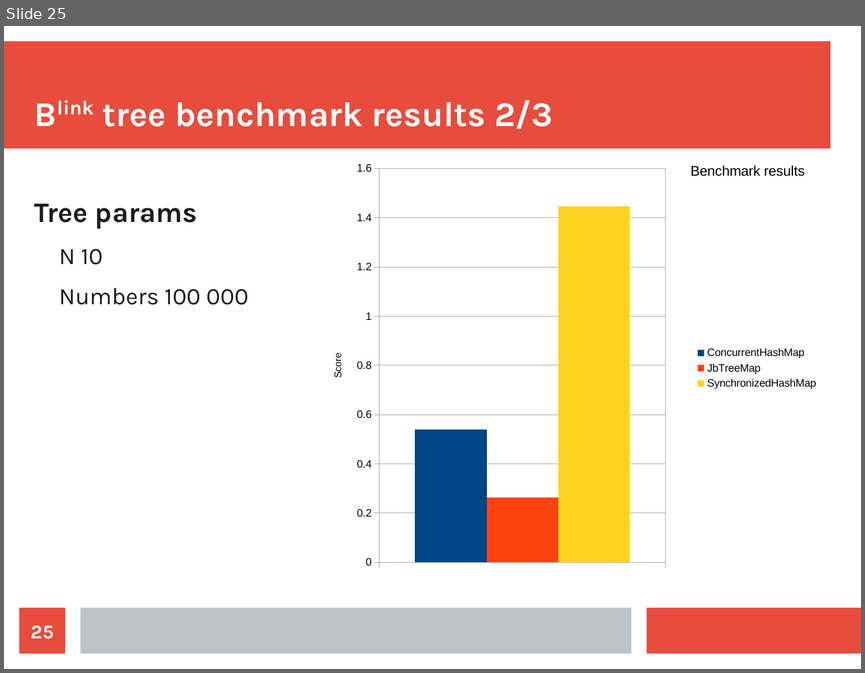
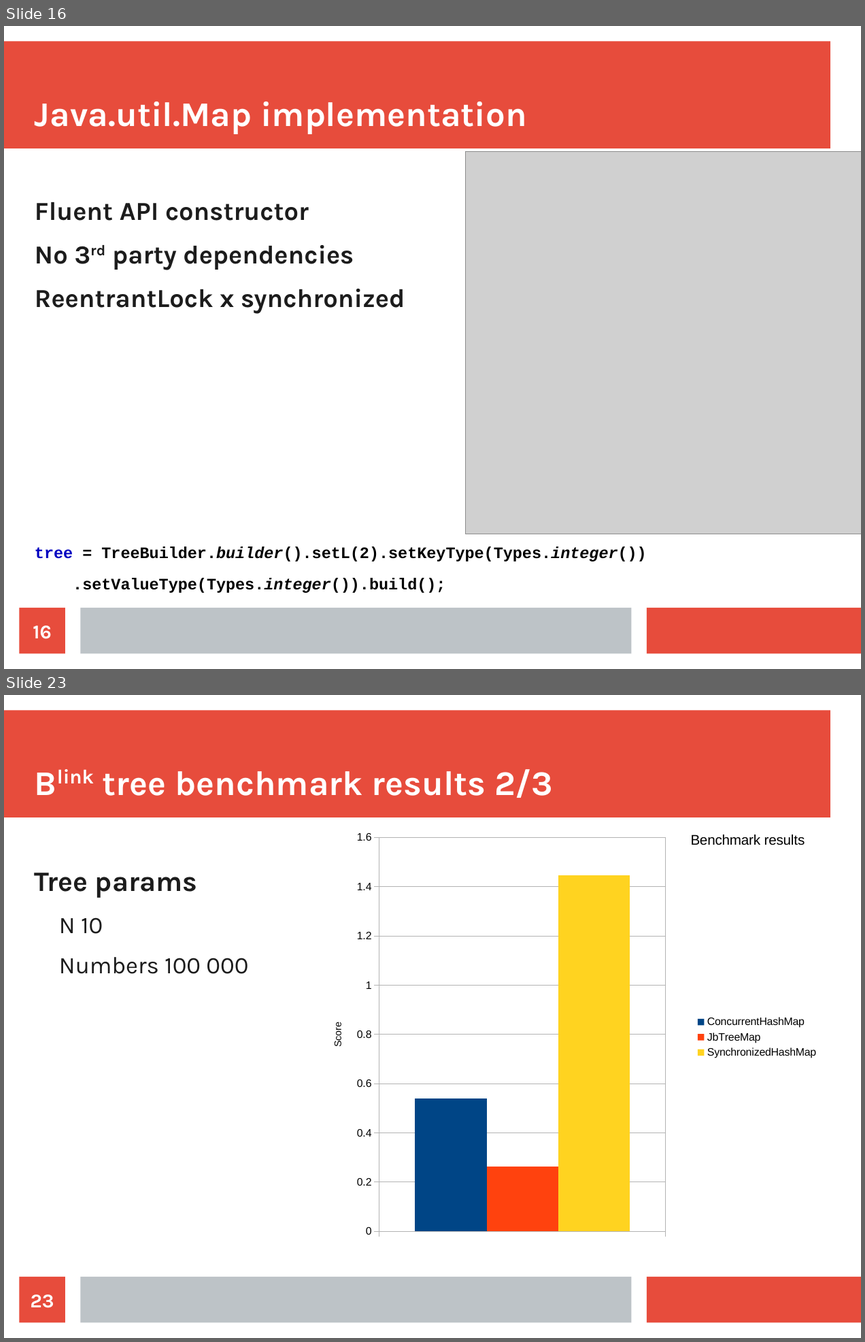
Before and after one commit to jajir/jbtree, a slide deck: jbtree/src/presentation/jbtree-0.1.odp. Shown one above the other, each under a label of ours: slide 25 before the commit, slides 16 and 23 after it; the slides between them are not shown. The pictures are 865x673 and 865x1342 pixels, drawn with LibreOffice and Linux fonts; fonts in the diff are those of the drawing; grey boxes stand for pictures. Boxes give left, top, right and bottom in pixels: in the first picture for what was removed or moved away, otherwise in the second. Text is boxed around its words. In the diff, an @@ line names an element or a change of style, - is before the commit and + after.

```diff
--- a/jbtree/src/presentation/jbtree-0.1.odp
+++ b/jbtree/src/presentation/jbtree-0.1.odp
@@ slide 16 added at box(4, 26, 861, 669), background #FFFFFF; not listed: 3 template elements that a slide beside it also shows @@
@@ title added at box(35, 101, 527, 134), 32 pt, text #FFFFFF, bold @@
+Java.util.Map implementation
@@ picture added at box(466, 152, 861, 535) @@
@@ text added at box(35, 202, 646, 592), 14.8 pt, text #000000, bold @@
+Fluent API constructor
+No 3rd party dependencies
+ReentrantLock x synchronized
+tree = TreeBuilder.builder().setL(2).setKeyType(Types.integer())
+.setValueType(Types.integer()).build();
@@ page number added at box(20, 607, 65, 654), fill #E74C3C, 18 pt, text #FFFFFF, bold @@
+16
@@ what was slide 25 is now slide 23 @@
@@ page number at box(31, 1294, 54, 1308): text changed @@
-25
+23
```
Also in this commit, not shown: 11 slides changed, 3 other slides added, 2 slides removed, 6 other files.
